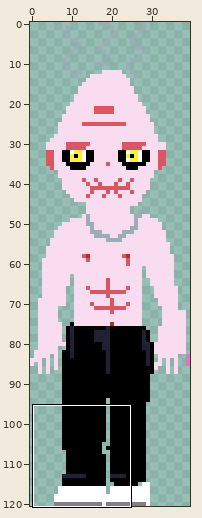
Animated GIF sprite: Sprites/Goby/GobyDrierWalkForward.gif. Above: a wide view before the commit, with the close-up outlined.
Close-up. The starting point:
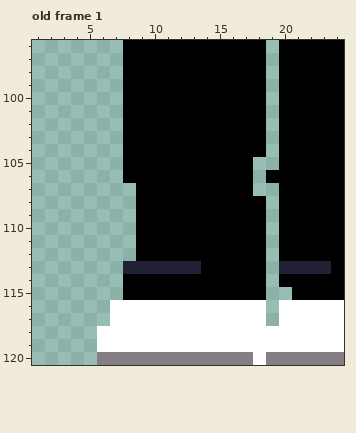
The file is 40x121 pixels, 4 frames. Shown: old frame 1: x 1..24, y 96..120. The commit also changed other frames or places, which this record leaves out.
Now the later version:
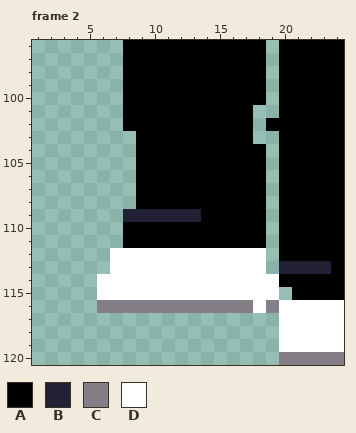
Palette (. is transparent): A #000000  B #222034  C #847e87  D #ffffff
A new or re-ordered frame is compared with the old frame closest to it.
Log entry: dryGobyColor
Diff:
frames re-ordered
Changed rows in their new state; - is an unchanged pixel.
Frame 2 against old frame 1:
first column x 6:
101 ------------.-
102 ------------.A
103 --.---------.-
104 --.-----------
105 --.---------A-
106 --.---------A.
107 ------------A-
109 --BBBBBB------
110 --A-----------
111 --A-----------
112 -DDDDDDDDDDDD-
113 -DDDDDDDDDDDD-
114 DDDDDDDDDDDDDD
115 DDDDDDDDDDDDDD
116 CCCCCCCCCCCC-C
117 -............-
118 ..............
119 ..............
120 ..............
Where, in picture pixels (left, top, right, bottom), the same in both close-ups:
changed: (97, 105, 279, 365)
